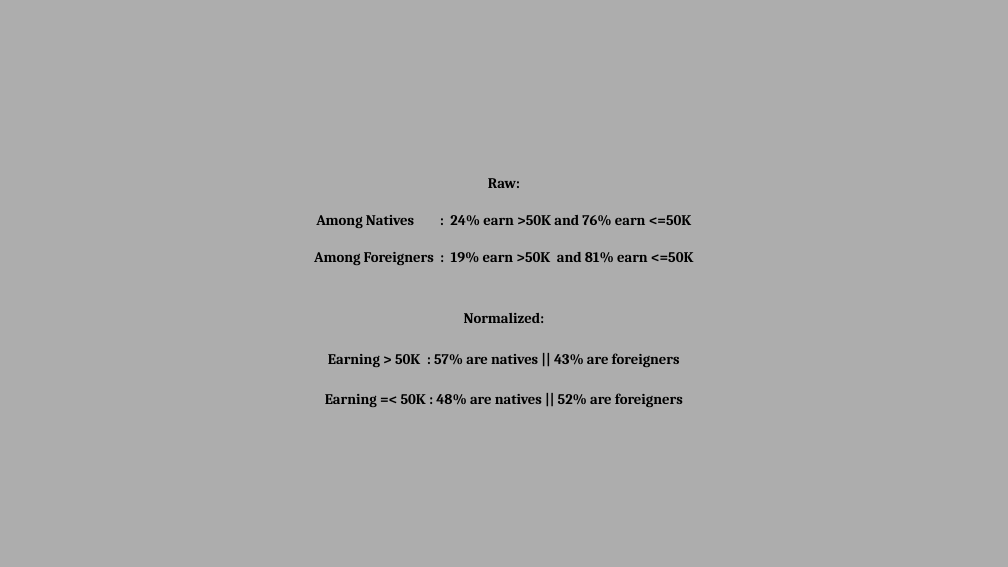
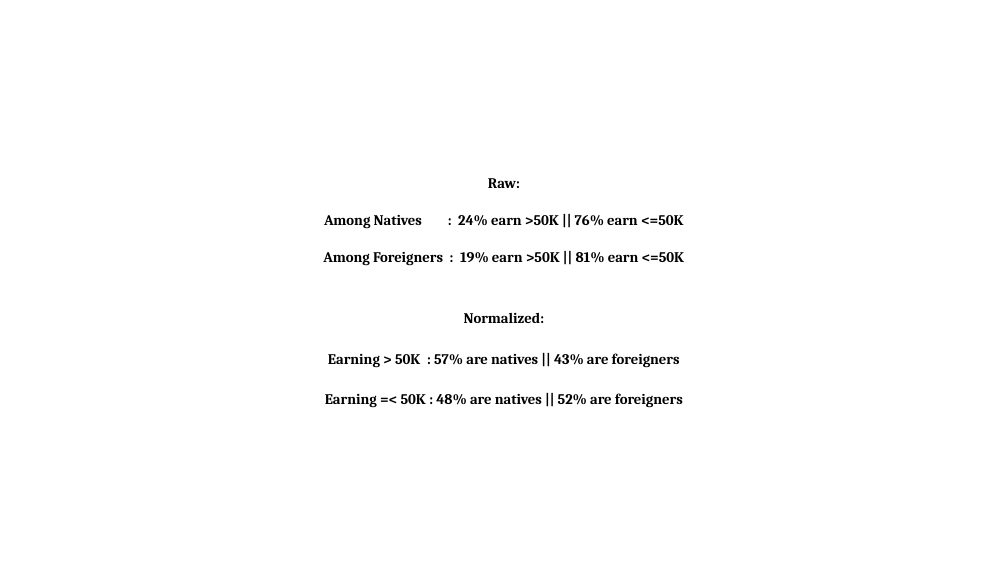
Before and after one commit to AaronCarney/Adult_income_casestudy, a slide deck: slide 5 of Adult Income Prediction.pptx (slide 6 before the commit). Drawn at 1008x567 pixels with LibreOffice and Linux fonts; fonts in the diff are those of the drawing. Boxes give left, top, right and bottom in pixels: in the first picture for what was removed or moved away, otherwise in the second. Text is boxed around its words. In the diff, an @@ line names an element or a change of style, - is before the commit and + after.

```diff
--- a/Adult Income Prediction.pptx
+++ b/Adult Income Prediction.pptx
@@ background #ADADAD to #FFFFFF @@
@@ text at bbox=[323, 215, 685, 266]: text changed @@
-Among Natives : 24% earn >50K and 76% earn <=50K
-Among Foreigners : 19% earn >50K and 81% earn <=50K
+Among Natives : 24% earn >50K || 76% earn <=50K
+Among Foreigners : 19% earn >50K || 81% earn <=50K
```
Also in this commit, not shown: 8 other slides changed, 3 slides added, 2 slides removed.
